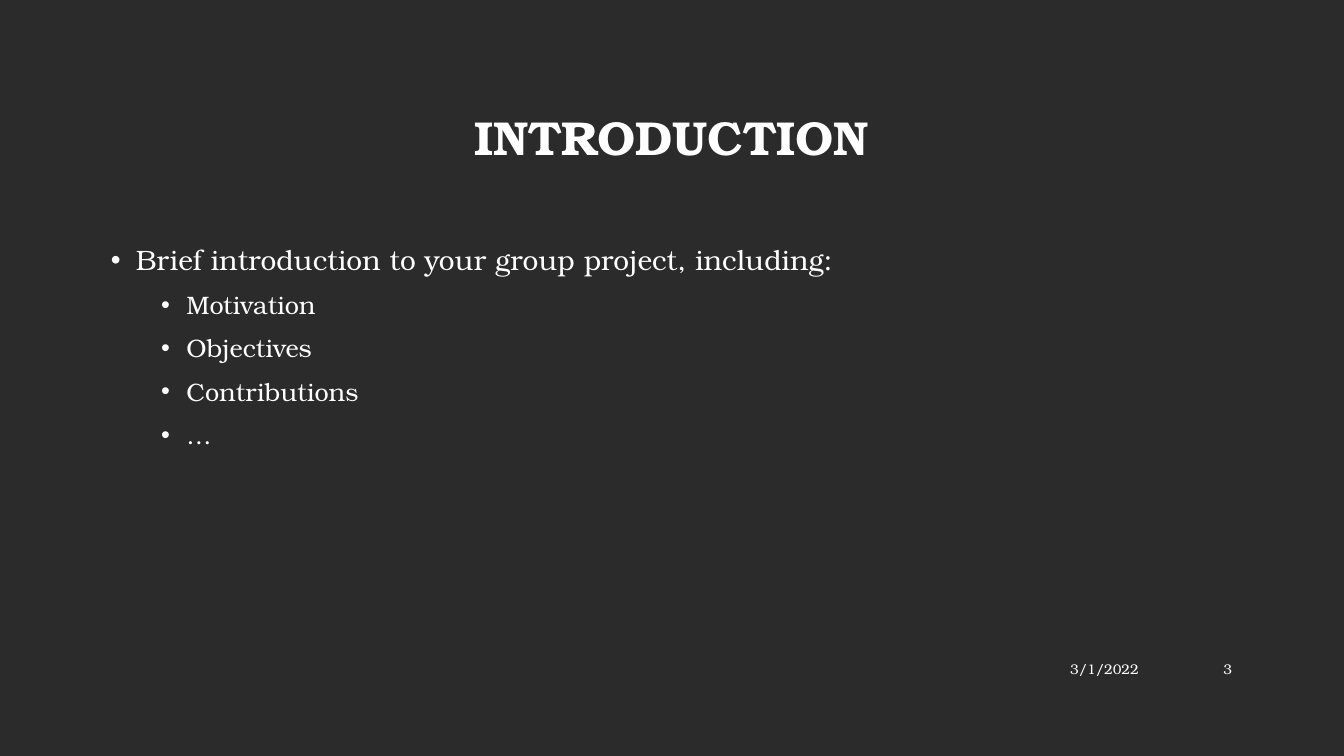
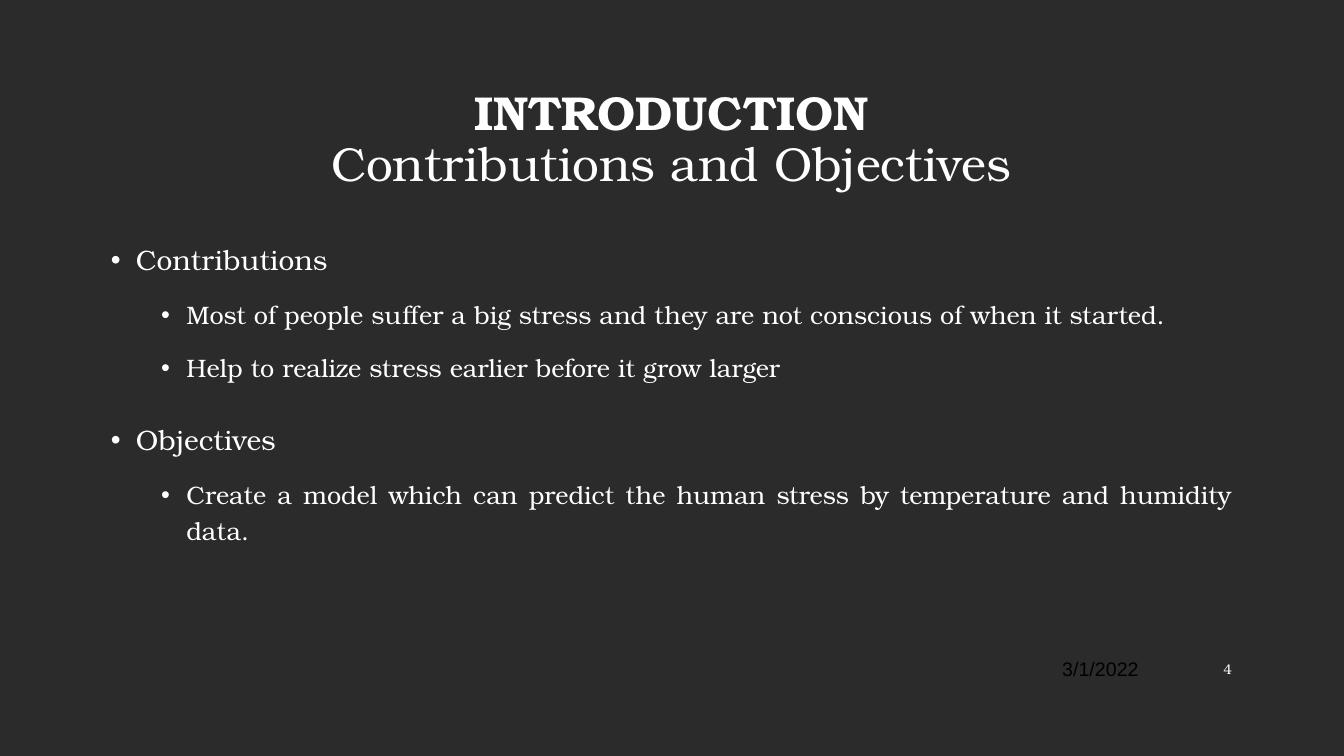
Before and after one commit to ycycchre/data_science_project, a slide deck: slide 4 of deadline_0420/proposal_slide_template2021.pptx (slide 3 before the commit). Drawn at 1344x756 pixels with LibreOffice and Linux fonts; fonts in the diff are those of the drawing; background and template pictures are left out; a plain dark background stands for a picture behind light text. Boxes give left, top, right and bottom in pixels: in the first picture for what was removed or moved away, otherwise in the second. Text is boxed around its words. In the diff, an @@ line names an element or a change of style, - is before the commit and + after.

```diff
--- a/deadline_0420/proposal_slide_template2021.pptx
+++ b/deadline_0420/proposal_slide_template2021.pptx
@@ title at box(331, 97, 1011, 193): text changed; bold off @@
-INTRODUCTION
+INTRODUCTION
+Contributions and Objectives
@@ text at box(136, 250, 1165, 383): text changed; size 20 to 18 pt @@
-• Brief introduction to your group project, including:
-  • Motivation
+• Contributions
+  • Most of people suffer a big stress and they are not conscious of when it started.
+  • Help to realize stress earlier before it grow larger
@@ text at box(136, 430, 276, 457): size 18 to 20 pt in "Objectives"; alignment left to justified; list level 2 to 1 in "Objectives" @@
@@ text at box(186, 486, 1231, 540): text changed @@
-  • Contributions
-  • …
+  • Create a model which can predict the human stress by temperature and humidity data.
@@ text "3/1/2022" at box(1062, 662, 1138, 676): size 10 to 14 pt, font TeX Gyre Bonum to Arial, text colour #FFFFFF to #000000 @@
@@ page number at box(1223, 664, 1232, 674): text changed @@
-3
+4
```
Also in this commit, not shown: 3 other slides changed, 3 slides added, 5 other files.
